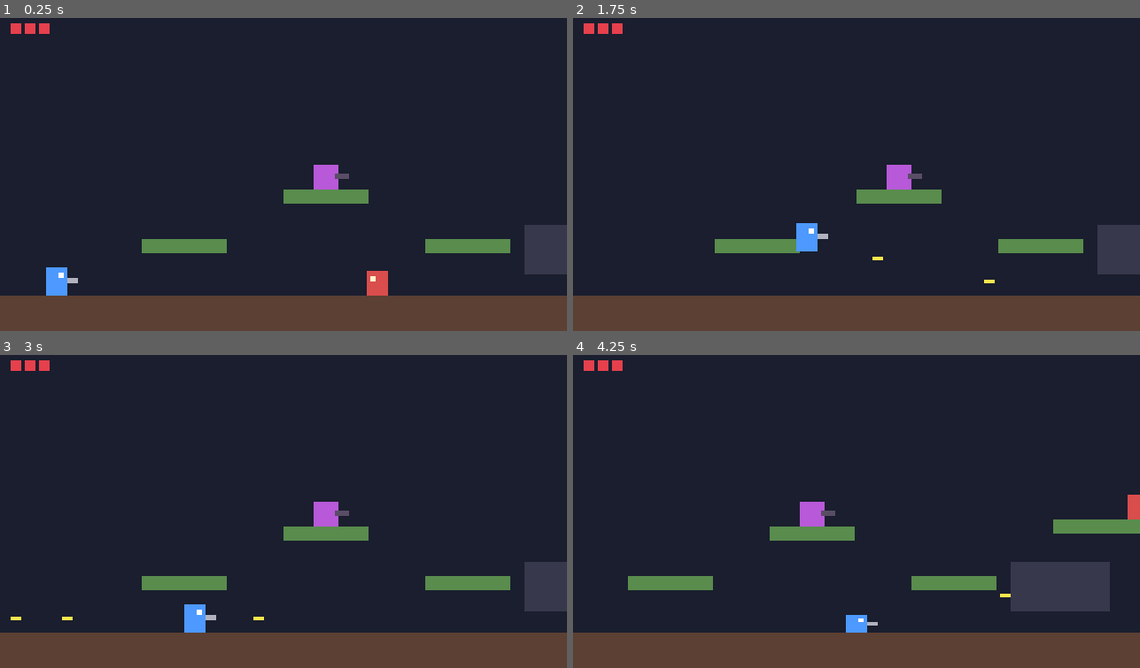
Above: before the commit, frames 1-4 (two rows, left to right).
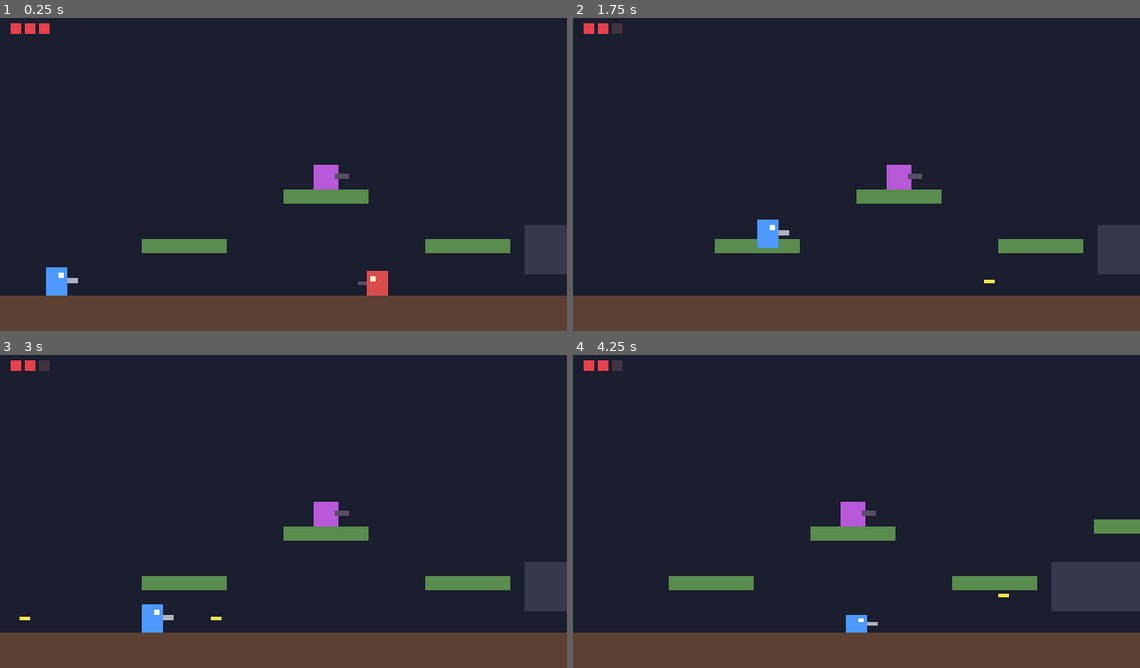
Above: after the commit, the same moments.

Repository: larrycxcx/zonebreaker-public
Game: Godot game, scene res://scenes/main.tscn
Same seed, same stepped clock (60 frames per second), same inputs: the game is played once before the commit and once after it.
Inputs:
- Up to frame 1 (0.25 s): no input
- Up to frame 2 (1.75 s): hold J (shoot) 0.53-1.28 s; hold D (move_right) from 0.53 s (still down); tap Space (jump) at 0.77, 1.52 s; tap S (crouch) at 1.35 s; tap J (shoot) at 1.55 s
- Up to frame 3 (3 s): release D (move_right) at 2.03 s; hold A (move_left) 2.03-2.78 s; hold J (shoot) 2.03-2.78 s; hold D (move_right) from 2.78 s (still down); tap J (shoot) at 2.85 s
- Up to frame 4 (4.25 s): keep holding D (move_right); tap Space (jump) at 3.02, 3.77 s; hold S (crouch) from 3.53 s (still down); tap J (shoot) at 3.8 s

The runs differ from the first frame. In frame 1, less than 0.1% of the frame differs, in the area x 63-65%, y 84-86%; in frame 2, 0.8%; in frame 3, 0.9%; in frame 4, 5.0%, in the area x 6-100%, y 1-82%.

Commit message:
Let patrolling enemies shoot, sharing the turret firing line
- Move firing (find_target/try_shoot, facing, muzzle) into the Enemy base
  class so both enemy types share one implementation
- Walker gets a gun and fires only straight ahead at 110px every 2.2s;
  it never turns to aim, so its facing stays driven by the patrol
- Every enemy scene puts Visual/Muzzle at local y=0, which lines up the
  firing height of walkers and turrets standing on the same ground
- Walker.direction folded into the inherited facing, one concept instead
  of two that had to be kept in sync
- Tests: walker fires forward but not backwards, both enemy types share a
  firing line, and an enemy bullet passes through another enemy unharmed

Co-Authored-By: Claude Opus 5 <noreply@anthropic.com>

Diff:
--- a/scenes/enemy_walker.tscn
+++ b/scenes/enemy_walker.tscn
@@ -1,6 +1,7 @@
 [gd_scene format=3]
 
 [ext_resource type="Script" path="res://scripts/enemy_walker.gd" id="1"]
+[ext_resource type="PackedScene" path="res://scenes/enemy_bullet.tscn" id="2"]
 
 [sub_resource type="RectangleShape2D" id="RectangleShape2D_1"]
 size = Vector2(12, 14)
@@ -9,6 +10,9 @@
 collision_layer = 8
 collision_mask = 1
 script = ExtResource("1")
+bullet_scene = ExtResource("2")
+fire_interval = 2.2
+detect_range = 110.0
 
 [node name="CollisionShape2D" type="CollisionShape2D" parent="."]
 shape = SubResource("RectangleShape2D_1")
@@ -39,3 +43,14 @@
 offset_bottom = -1.0
 mouse_filter = 2
 color = Color(1, 0.95, 0.8, 1)
+
+[node name="Gun" type="ColorRect" parent="Visual"]
+offset_left = 6.0
+offset_top = -1.0
+offset_right = 11.0
+offset_bottom = 1.0
+mouse_filter = 2
+color = Color(0.35, 0.3, 0.4, 1)
+
+[node name="Muzzle" type="Marker2D" parent="Visual"]
+position = Vector2(11, 0)
--- a/scripts/enemy.gd
+++ b/scripts/enemy.gd
@@ -1,6 +1,6 @@
 class_name Enemy
 extends CharacterBody2D
-## 敌人基类：生命值、受击闪白、死亡、重力。具体行为见子类。
+## 敌人基类：生命值、受击闪白、死亡、重力，以及共用的射击逻辑。具体行为见子类。
 
 signal died
 
@@ -10,9 +10,25 @@
 @export var gravity := 900.0
 @export var max_fall_speed := 400.0
 
+@export_group("Shooting")
+## 留空表示这个敌人不会射击。
+@export var bullet_scene: PackedScene
+@export var fire_interval := 1.4
+@export var detect_range := 150.0
+## 和玩家的高度差在这个范围内才会开火（子弹只走水平方向）。
+@export var vertical_tolerance := 20.0
+
 var health := 0
+## 面朝方向，同时决定子弹飞行方向：-1 向左，1 向右。
+var facing := -1
+
+var _fire_timer := 0.0
 
 @onready var _visual: Node2D = $Visual
+## 每个敌人场景都必须有 `Visual/Muzzle`，且本地 y 坐标为 0。
+## 各种敌人的碰撞体底边都贴着自己的原点下方 7px，所以本地 y=0 能保证
+## 站在同一地面上的不同敌人出膛高度完全一致。
+@onready var _muzzle: Marker2D = $Visual/Muzzle
 
 
 func _ready() -> void:
@@ -36,6 +52,30 @@
 	queue_free()
 
 
+## 射程和高度容差内的玩家，够不着就返回 null。
+func find_target() -> Node2D:
+	var player := get_tree().get_first_node_in_group("player") as Node2D
+	if player == null:
+		return null
+	var offset := player.global_position - global_position
+	if absf(offset.x) > detect_range or absf(offset.y) > vertical_tolerance:
+		return null
+	return player
+
+
+## 冷却好了就朝 `facing` 方向打一发。`target` 传 null 表示这一帧不该开火。
+## 子弹挂在敌人的父节点下，这样敌人死了子弹还能继续飞。
+func try_shoot(delta: float, target: Node2D) -> void:
+	_fire_timer -= delta
+	if target == null or bullet_scene == null or _fire_timer > 0.0:
+		return
+	_fire_timer = fire_interval
+	var bullet := bullet_scene.instantiate() as Bullet
+	bullet.direction = Vector2(facing, 0)
+	get_parent().add_child(bullet)
+	bullet.global_position = _muzzle.global_position
+
+
 func _flash() -> void:
 	_visual.modulate = Color(2.0, 2.0, 2.0)
 	var tween := create_tween()
--- a/scripts/enemy_turret.gd
+++ b/scripts/enemy_turret.gd
@@ -1,42 +1,20 @@
 class_name EnemyTurret
 extends Enemy
 ## 站桩敌人：玩家进入射程且高度接近时，转向玩家并定时开火。
-
-@export var bullet_scene: PackedScene
-@export var fire_interval := 1.4
-@export var detect_range := 150.0
-## 玩家与炮台的高度差在这个范围内才会开火（子弹只走水平方向）。
-@export var vertical_tolerance := 20.0
-
-var facing := -1
-
-var _fire_timer := 0.0
-
-@onready var _muzzle: Marker2D = $Visual/Muzzle
-
 
 func _physics_process(delta: float) -> void:
 	_apply_gravity(delta)
 	move_and_slide()
 
-	_fire_timer -= delta
-	var player := get_tree().get_first_node_in_group("player") as Node2D
-	if player == null:
-		return
-
-	var offset := player.global_position - global_position
-	if absf(offset.x) > detect_range or absf(offset.y) > vertical_tolerance:
-		return
-
-	facing = signi(offset.x) if offset.x != 0.0 else facing
-	_visual.scale.x = facing
-	if _fire_timer <= 0.0:
-		_fire_timer = fire_interval
-		_shoot()
+	var target := find_target()
+	if target != null:
+		_face_toward(target)
+	try_shoot(delta, target)
 
 
-func _shoot() -> void:
-	var bullet := bullet_scene.instantiate() as Bullet
-	bullet.direction = Vector2(facing, 0)
-	get_parent().add_child(bullet)
-	bullet.global_position = _muzzle.global_position
+func _face_toward(target: Node2D) -> void:
+	var offset_x := target.global_position.x - global_position.x
+	if offset_x == 0.0:
+		return
+	facing = signi(offset_x)
+	_visual.scale.x = facing
--- a/scripts/enemy_walker.gd
+++ b/scripts/enemy_walker.gd
@@ -1,11 +1,10 @@
 class_name EnemyWalker
 extends Enemy
-## 巡逻敌人：左右走，撞墙或走到平台边缘时掉头，碰到玩家造成伤害。
+## 巡逻敌人：左右走，撞墙或走到平台边缘时掉头，碰到玩家造成伤害，
+## 并且会朝自己正前方开火（不会回头瞄准，转向完全由巡逻决定）。
 
 @export var move_speed := 30.0
 @export_enum("左:-1", "右:1") var start_direction := -1
-
-var direction := -1
 
 @onready var _floor_check: RayCast2D = $FloorCheck
 @onready var _wall_check: RayCast2D = $WallCheck
@@ -13,26 +12,37 @@
 
 func _ready() -> void:
 	super()
-	direction = start_direction
-	_apply_direction()
+	facing = start_direction
+	_apply_facing()
 
 
 func _physics_process(delta: float) -> void:
 	_apply_gravity(delta)
-	velocity.x = move_speed * direction
+	velocity.x = move_speed * facing
 	move_and_slide()
 
 	# 脚下没路（悬空）或前方被挡住就掉头。
 	# is_on_wall() 是必要的补充：矮天花板挡住的是身体上半部分，WallCheck 那条射线打不到。
 	if is_on_floor() and (not _floor_check.is_colliding() or _wall_check.is_colliding() or is_on_wall()):
-		direction = -direction
-		_apply_direction()
+		facing = -facing
+		_apply_facing()
+
+	try_shoot(delta, _target_in_front())
 
 
-func _apply_direction() -> void:
-	_visual.scale.x = direction
-	_floor_check.position.x = absf(_floor_check.position.x) * direction
-	_wall_check.target_position.x = absf(_wall_check.target_position.x) * direction
+## 只打正前方的玩家：背后的够不着也不回头。
+func _target_in_front() -> Node2D:
+	var target := find_target()
+	if target == null:
+		return null
+	var offset_x := target.global_position.x - global_position.x
+	return target if signi(offset_x) == facing else null
+
+
+func _apply_facing() -> void:
+	_visual.scale.x = facing
+	_floor_check.position.x = absf(_floor_check.position.x) * facing
+	_wall_check.target_position.x = absf(_wall_check.target_position.x) * facing
 	# 掉头后立刻重算，避免下一帧还用旧结果导致反复抖动。
 	_floor_check.force_raycast_update()
 	_wall_check.force_raycast_update()
--- a/tests/game_test.gd
+++ b/tests/game_test.gd
@@ -45,6 +45,14 @@
 	await frames(2)
 
 
+## 只留下指定名字的敌人，其它全部移除。
+## 敌人现在都会射击，测某一个敌人时必须清掉其它的，否则别人的子弹会污染结果。
+func keep_only_enemies(names: Array) -> void:
+	for enemy in main.get_node("Enemies").get_children():
+		if not names.has(String(enemy.name)):
+			enemy.free()
+
+
 func free_scene() -> void:
 	release_all_input()
 	if main != null and is_instance_valid(main):
--- a/tests/test_enemies.gd
+++ b/tests/test_enemies.gd
@@ -49,12 +49,12 @@
 	# 矮通道（x 296..352，净空 12px）比巡逻兵矮，它得掉头而不是卡在那里推墙。
 	var walker: EnemyWalker = main.get_node("Enemies/Walker1")
 	walker.global_position = Vector2(270, 153)
-	walker.direction = 1
-	walker._apply_direction()
+	walker.facing = 1
+	walker._apply_facing()
 	var turned := false
 	for i in 200:
 		await tree.physics_frame
-		if walker.direction == -1:
+		if walker.facing == -1:
 			turned = true
 			break
 	check("walker turns around instead of getting stuck", turned, str(walker.global_position))
@@ -62,6 +62,7 @@
 
 func test_bullets_kill_the_walker() -> void:
 	await reset_scene(true)
+	keep_only_enemies(["Walker1"])
 	await frames(30)
 	var walker: EnemyWalker = main.get_node("Enemies/Walker1")
 	check("walker has 2 health", walker.max_health == 2 and walker.health == 2)
@@ -102,6 +103,7 @@
 
 func test_turret_only_fires_in_range() -> void:
 	await reset_scene(true)
+	keep_only_enemies(["Turret1"])
 	await frames(30)
 	var turret: EnemyTurret = main.get_node("Enemies/Turret1")
 
@@ -127,6 +129,7 @@
 
 func test_turret_flips_to_face_the_player() -> void:
 	await reset_scene(true)
+	keep_only_enemies(["Turret1"])
 	await frames(30)
 	var turret: EnemyTurret = main.get_node("Enemies/Turret1")
 	player.global_position = turret.global_position + Vector2(45, 0)
@@ -135,8 +138,119 @@
 	check("turret turns to the other side", turret.facing == 1, str(turret.facing))
 
 
+func test_walker_shoots_at_the_player() -> void:
+	await reset_scene(true)
+	keep_only_enemies(["Walker1"])
+	var walker: EnemyWalker = main.get_node("Enemies/Walker1")
+	await frames(20)
+
+	# 站到巡逻兵正前方、同高度，射程之内。
+	walker.global_position = Vector2(200, 153)
+	walker.facing = -1
+	walker._apply_facing()
+	player.global_position = Vector2(140, 152)
+	player.velocity = Vector2.ZERO
+
+	var directions := {}
+	for i in 160:
+		await tree.physics_frame
+		for bullet in bullets(16):
+			directions[bullet.direction] = true
+	check("walker fires at the player", directions.size() > 0, str(directions.keys()))
+	check("walker bullets fly toward the player", directions.keys() == [Vector2.LEFT], str(directions.keys()))
+	check("walker bullets hurt the player", player.health < 3, str(player.health))
+
+
+func test_walker_does_not_shoot_backwards() -> void:
+	await reset_scene(true)
+	keep_only_enemies(["Walker1"])
+	var walker: EnemyWalker = main.get_node("Enemies/Walker1")
+	await frames(20)
+
+	# 玩家在身后：巡逻兵不该回头瞄准，转向只由巡逻决定。
+	walker.global_position = Vector2(200, 153)
+	walker.facing = -1
+	walker._apply_facing()
+	player.global_position = Vector2(260, 152)
+	player.velocity = Vector2.ZERO
+
+	var shots := 0
+	for i in 100:
+		await tree.physics_frame
+		# 让它一直朝左走，避免中途掉头把玩家转到正面来。
+		walker.facing = -1
+		shots += bullets(16).size()
+	check("walker holds fire when the player is behind it", shots == 0, str(shots))
+	check("walker keeps facing away", walker.facing == -1 and player.health == 3, str(player.health))
+
+
+func test_walker_and_turret_shoot_at_the_same_height() -> void:
+	await reset_scene(true)
+	keep_only_enemies(["Walker1", "Turret1"])
+	var walker: EnemyWalker = main.get_node("Enemies/Walker1")
+	var turret: EnemyTurret = main.get_node("Enemies/Turret1")
+	await frames(30)
+
+	# 我们真正能保证的不变量：两种敌人的枪口本地偏移完全相同（都是 y=0）。这个要精确。
+	check("muzzle offsets are identical by design", walker._muzzle.position.y == turret._muzzle.position.y, "%s vs %s" % [walker._muzzle.position, turret._muzzle.position])
+
+	# 世界坐标只要求亚像素级一致：巡逻兵在移动，CharacterBody2D 的碰撞安全边距（默认 0.08）
+	# 会让它悬在地面上方约 0.07px，而站着不动的炮台贴得严丝合缝。
+	# 渲染开了像素对齐，这点差别画面上落在同一行；容差取 0.5px，
+	# 仍然能抓到「枪口摆错一整个像素」这种真正的设计错误。
+	var body_gap := absf(walker.global_position.y - turret.global_position.y)
+	check("both rest on the ground within a sub-pixel", body_gap < 0.5, "%.3f px" % body_gap)
+	var muzzle_gap := absf(walker._muzzle.global_position.y - turret._muzzle.global_position.y)
+	check("muzzles line up within a sub-pixel", muzzle_gap < 0.5, "%.3f px" % muzzle_gap)
+
+	# 光看 Marker 位置不够，还要确认真打出来的子弹高度一致。
+	walker.facing = -1
+	turret.facing = -1
+	walker.try_shoot(999.0, player)
+	turret.try_shoot(999.0, player)
+	await frames(1)
+	var shots := bullets(16)
+	check("both actually fired", shots.size() == 2, str(shots.size()))
+	if shots.size() == 2:
+		var shot_gap := absf(shots[0].global_position.y - shots[1].global_position.y)
+		check("the bullets share one firing line", shot_gap < 0.5, "%.3f px" % shot_gap)
+
+
+func test_enemy_bullets_do_not_hurt_other_enemies() -> void:
+	await reset_scene(true)
+	keep_only_enemies(["Walker1", "Walker2"])
+	var shooter: EnemyWalker = main.get_node("Enemies/Walker1")
+	var victim: EnemyWalker = main.get_node("Enemies/Walker2")
+	await frames(20)
+
+	# 把另一只巡逻兵直接摆在枪口前面，玩家挪到远处不干扰。
+	player.global_position = Vector2(600, 152)
+	shooter.global_position = Vector2(240, 153)
+	shooter.facing = -1
+	shooter._apply_facing()
+	victim.global_position = Vector2(200, 153)
+	victim.facing = -1
+	victim._apply_facing()
+	victim.move_speed = 0.0
+	shooter.move_speed = 0.0
+	await frames(2)
+
+	var victim_health := victim.health
+	var deaths := []
+	victim.died.connect(func(): deaths.append(true))
+	shooter.try_shoot(999.0, player)
+	await frames(2)
+	check("a bullet is in the air", bullets(16).size() == 1, str(bullets(16).size()))
+
+	# 子弹飞过同伴身上所需的帧数：40px / (150px/s / 60) = 16 帧，留足余量。
+	await frames(40)
+	check("the other enemy takes no damage", victim.health == victim_health and deaths.is_empty(), str(victim.health))
+	check("it is still alive", is_instance_valid(victim) and not victim.is_queued_for_deletion())
+
+
 func test_player_invincibility_frames() -> void:
-	await reset_scene(true)
+	# 这条只关心玩家和 HUD，清掉敌人免得中途被冷不丁打一枪。
+	await reset_scene()
 	await frames(30)
 	var health_events := []
 	player.health_changed.connect(func(health, _max_health): health_events.append(health))
@@ -158,6 +272,7 @@
 
 func test_touching_an_enemy_hurts() -> void:
 	await reset_scene(true)
+	keep_only_enemies(["Walker1"])
 	await frames(30)
 	var walker: EnemyWalker = main.get_node("Enemies/Walker1")
 	player.global_position = walker.global_position
@@ -167,7 +282,7 @@
 
 
 func test_player_death() -> void:
-	await reset_scene(true)
+	await reset_scene()
 	await frames(30)
 	var death_signals := []
 	player.died.connect(func(): death_signals.append(true))
